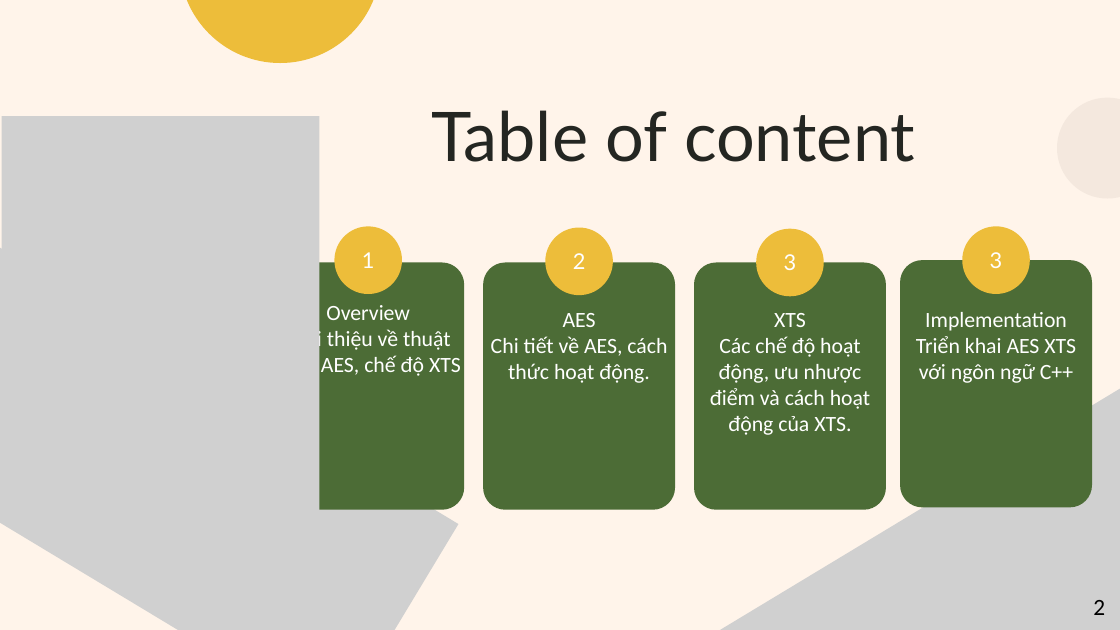
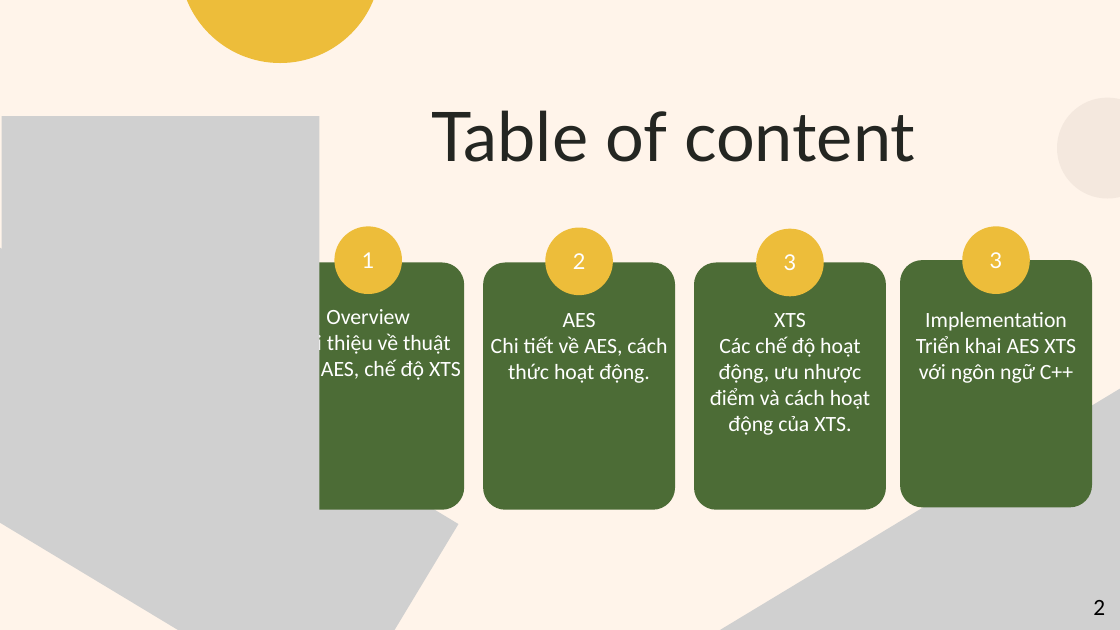
Before and after one commit to nokiddig/AES-XTS-Custom, a slide deck: slide 2 of Slide/Green and Yellow Illustration Digital Literacy Presentation.pptx. Drawn at 1120x630 pixels with LibreOffice and Linux fonts; fonts in the diff are those of the drawing; grey boxes stand for pictures. Boxes give left, top, right and bottom in pixels: in the first picture for what was removed or moved away, otherwise in the second. Text is boxed around its words. In the diff, an @@ line names an element or a change of style, - is before the commit and + after.

```diff
--- a/Slide/Green and Yellow Illustration Digital Literacy Presentation.pptx
+++ b/Slide/Green and Yellow Illustration Digital Literacy Presentation.pptx
@@ text "Overview": place and size @@
-text "Overview" at (286,305,461,376)
+text "Overview" at (286,309,461,380)
```
Also in this commit, not shown: 8 other slides changed, 6 slides added, 4 slides removed, 14 other files.
